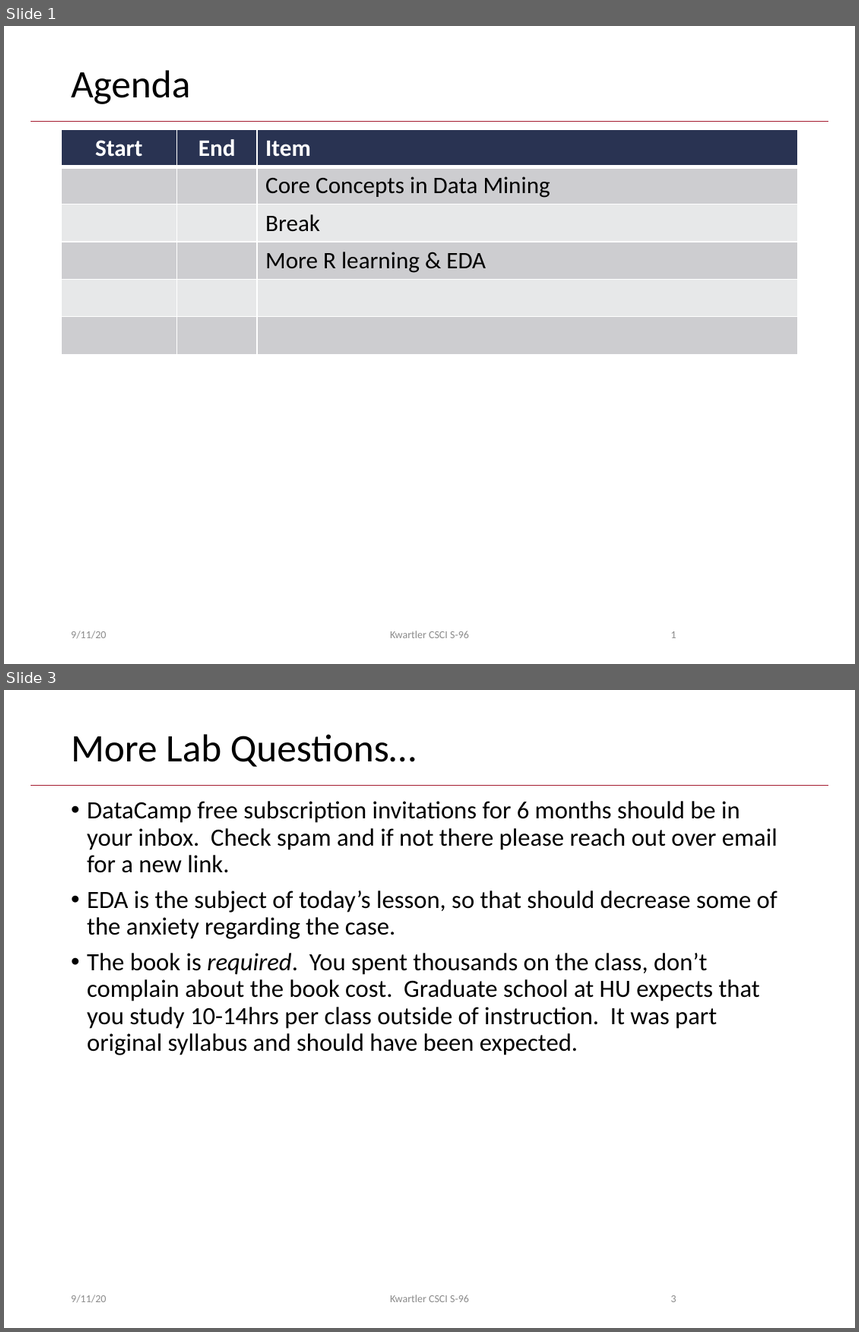
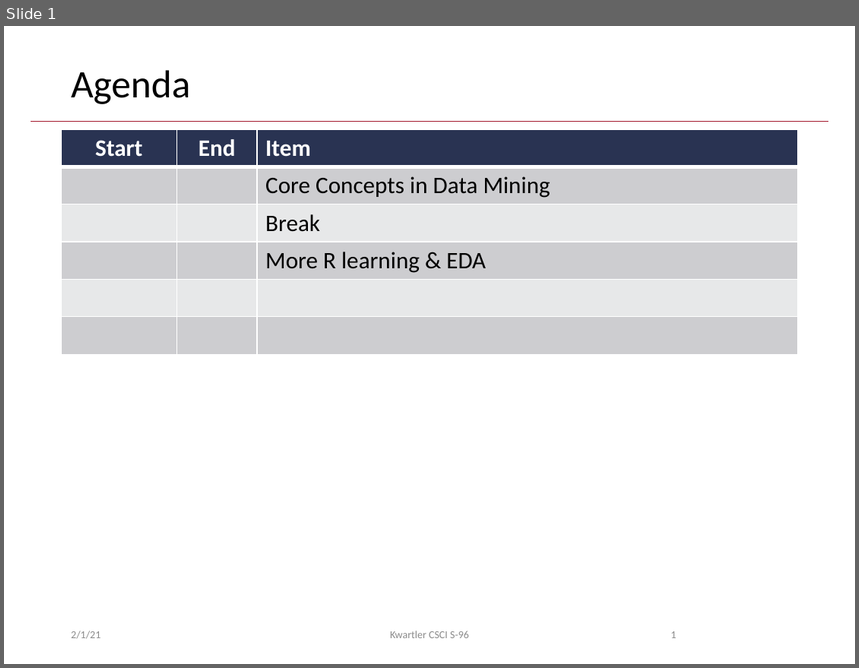
Before and after one commit to kwartler/Harvard_DataMining_Business_Student, a slide deck: Lessons/B_IntroToDM_EDA/IntroToDM_EDA.pptx. Shown one above the other, each under a label of ours: slides 1 and 3 before the commit, slide 1 after it; the slides between them are not shown. The pictures are 859x1332 and 859x668 pixels, drawn with LibreOffice and Linux fonts; fonts in the diff are those of the drawing; background and template pictures are left out. Boxes give left, top, right and bottom in pixels: in the first picture for what was removed or moved away, otherwise in the second. Text is boxed around its words. In the diff, an @@ line names an element or a change of style, - is before the commit and + after.

```diff
--- a/Lessons/B_IntroToDM_EDA/IntroToDM_EDA.pptx
+++ b/Lessons/B_IntroToDM_EDA/IntroToDM_EDA.pptx
@@ slide 3 removed at bbox=[4, 690, 855, 1328], background #FFFFFF; not listed: 1 template element that a slide beside it also shows @@
@@ title removed at bbox=[71, 734, 417, 767] @@
-More Lab Questions…
@@ text removed at bbox=[87, 801, 778, 1056] @@
-• DataCamp free subscription invitations for 6 months should be in your inbox. Check spam and if not there please reach out over email for a new link.
-• EDA is the subject of today’s lesson, so that should decrease some of the anxiety regarding the case.
-• The book is required. You spent thousands on the class, don’t complain about the book cost. Graduate school at HU expects that you study 10-14hrs per class outside of instruction. It was part original syllabus and should have been expected.
@@ text removed at bbox=[71, 1295, 106, 1303] @@
-9/11/20
@@ text removed at bbox=[390, 1295, 469, 1303] @@
-Kwartler CSCI S-96
@@ page number removed at bbox=[671, 1296, 677, 1303] @@
-3
@@ slide 1 changed as well @@
@@ text at bbox=[71, 631, 101, 639]: text changed @@
-9/11/20
+2/1/21
```
Also in this commit, not shown: 55 other slides changed, 1 other slide removed, 1 other file.
